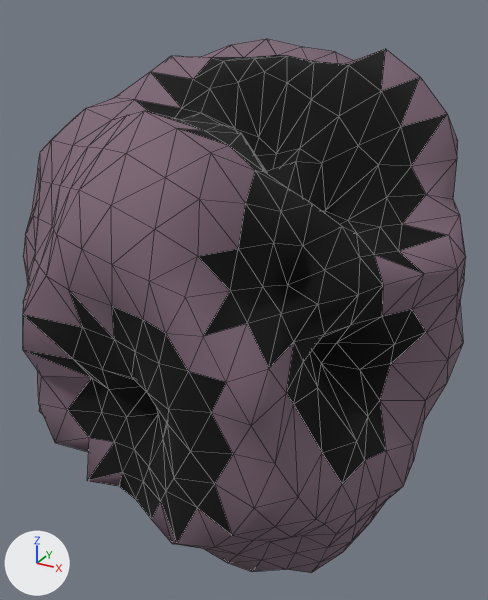
What one commit did to the glTF model assets/asteroids/asteroid_07.glb.
Both versions are drawn from a camera (50 mm lens) standing at (1.13, -2.2, 1.16) and looking at (-0.08, 0.0, 0.06). The axes (+X, +Y, +Z) are drawn at lower left. The lights are the same throughout. The first picture is the older version. Mesh edges are drawn as thin lines. Vertices at exactly the same position are counted once.

The older version as bpy lines, for what is in view:
```python
me_icosphere = bpy.data.meshes.new('Icosphere')
me_icosphere.from_pydata(...)  # 642 vertices, 1280 faces; spans x -0.88..0.76, y -0.91..0.95, z -1.02..1.03
# faces by material slot: [806, 474]
me_icosphere.materials.append(mat_asteroidrock_07)  # greyish purple #7d6776
me_icosphere.materials.append(mat_asteroidcrater_07)  # black #000000
ob_asteroid_07 = bpy.data.objects.new('Asteroid_07', me_icosphere)
ob_asteroid_07.location = (0.0, 0.0, 0.0)
```
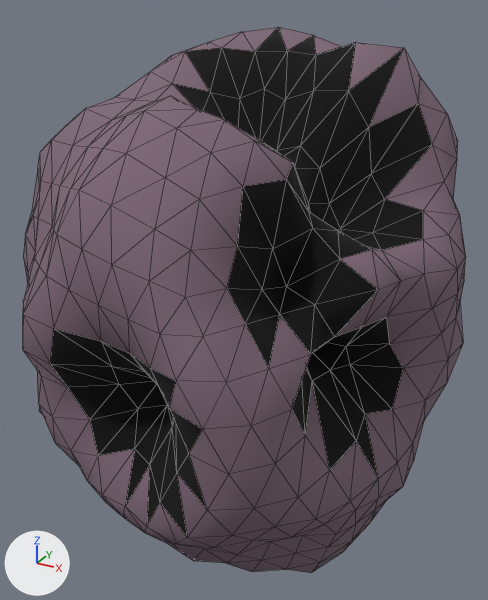
Changed parts and their boxes [x1, y1, x2, y2] in the pictures (488 x 600 px; the box of a moved part takes in the faces that stretch with it):
'Asteroid_07', reshaped
    before: [23, 39, 466, 573]
    after: [23, 27, 466, 573]
part 1 of me_icosphere, moved or reshaped
    before: [23, 39, 459, 547]
    after: [23, 28, 459, 567]
part 2 of me_icosphere, recoloured
    before: [23, 49, 447, 543]
    after: [23, 27, 448, 544]

What the commit changed:
me_icosphere is used by ob_asteroid_07; location (0.0, 0.0, 0.0).
me_icosphere had 642 vertices, 1280 faces and spanned x -0.88..0.76, y -0.91..0.95, z -1.02..1.03.
me_icosphere now has 642 vertices, 1280 faces and spans x -0.89..0.76, y -0.97..0.96, z -1.02..1.08.
me_icosphere part 1: 280 of 642 vertices moved; they spanned x -0.81..0.67, y -0.9..0.9, z -0.96..0.99 and now span x -0.89..0.72, y -0.97..0.96, z -0.99..1.08; mean shift (0.0, 0.0, 0.0); largest move (0.36, -0.49, 0.2) -> (0.49, -0.67, 0.27).
me_icosphere part 2: 146 faces spanning x -0.89..0.72, y -0.97..0.96, z -0.99..1.08 switch from mat_asteroidcrater_07 (black #000000) to mat_asteroidrock_07 (greyish purple #7d6776).
